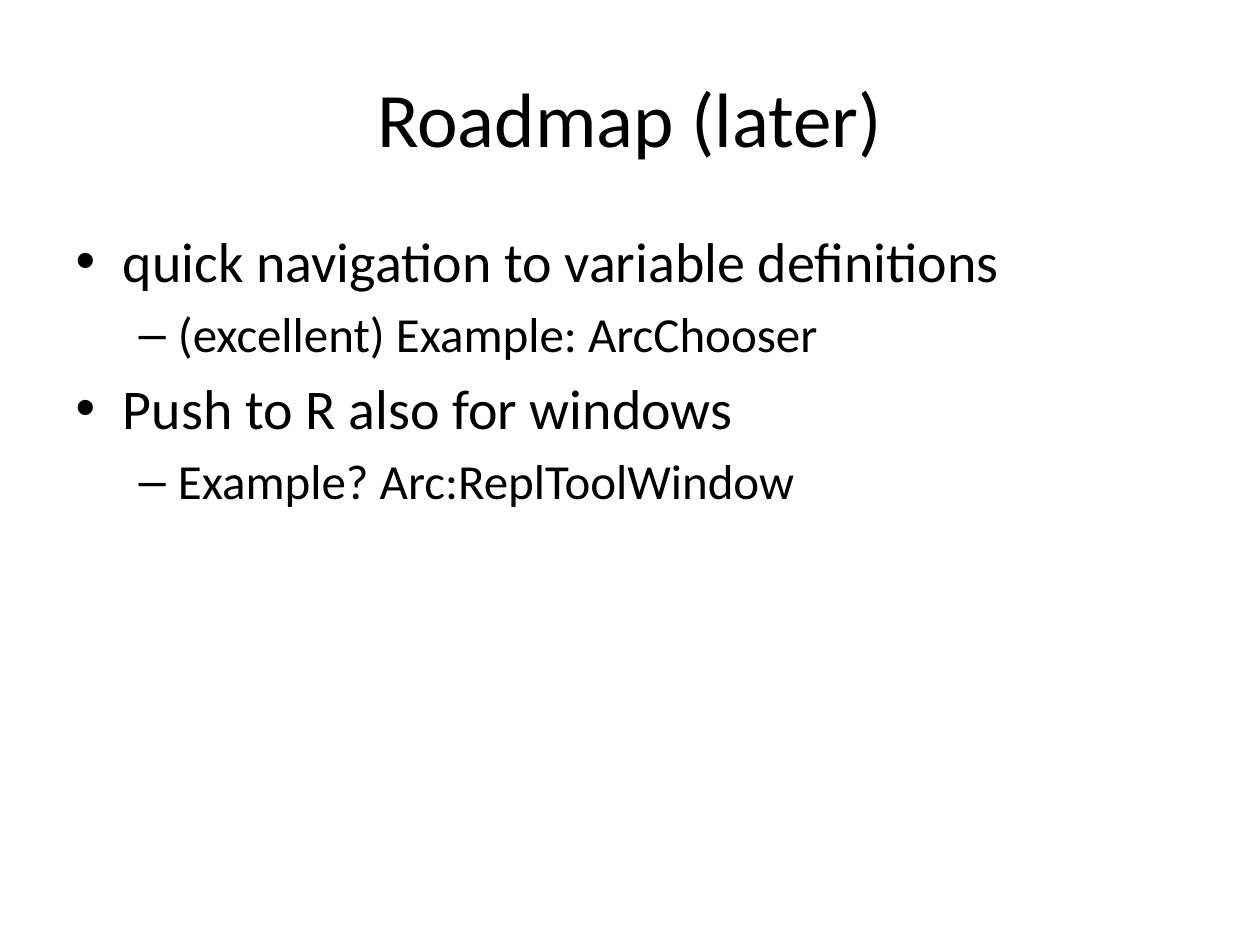
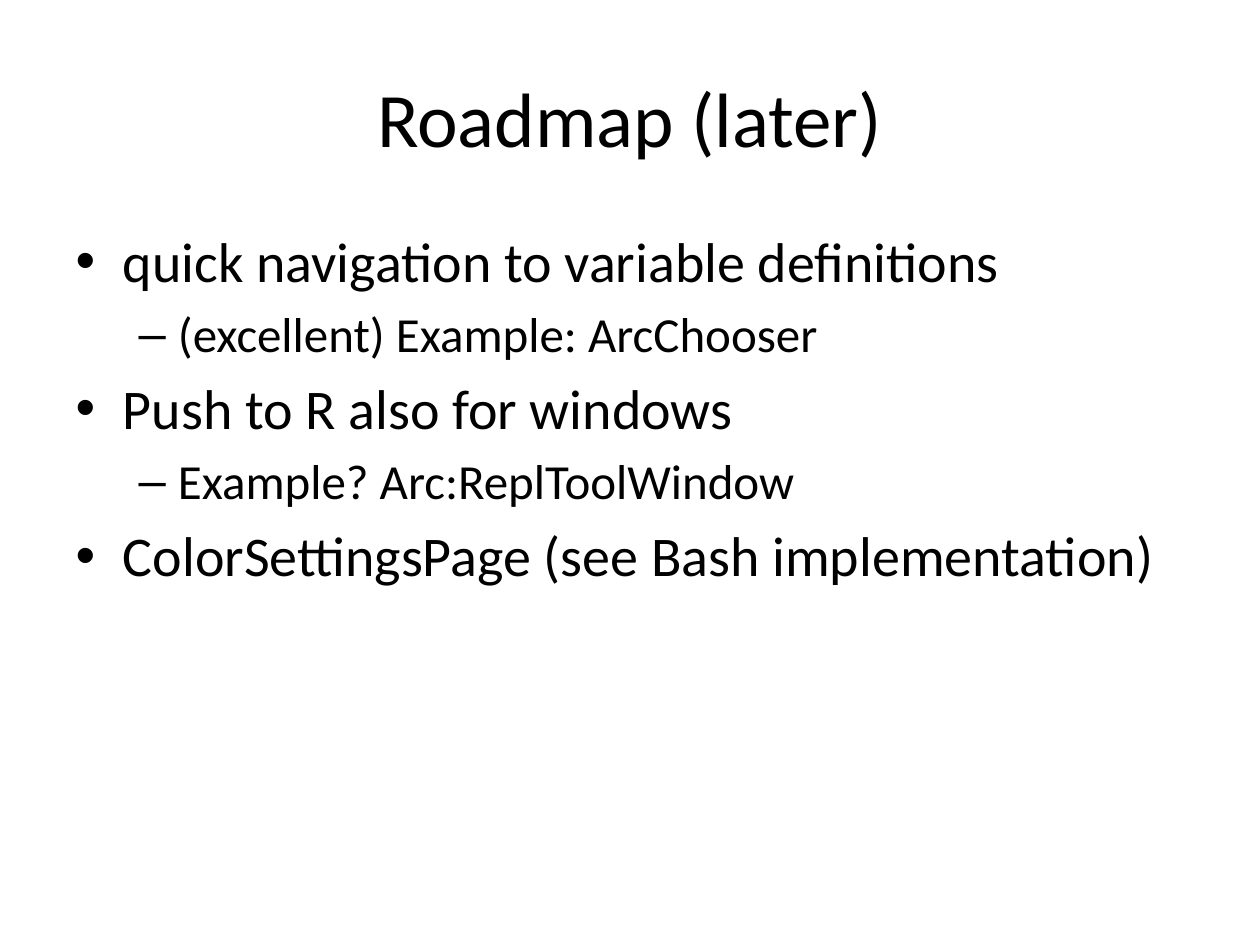
Before and after one commit to holgerbrandl/r4intellij, a slide deck: slide 5 of R4Intellij.pptx. Drawn at 1260x945 pixels with LibreOffice and Linux fonts; fonts in the diff are those of the drawing. Boxes give left, top, right and bottom in pixels: in the first picture for what was removed or moved away, otherwise in the second. Text is boxed around its words. In the diff, an @@ line names an element or a change of style, - is before the commit and + after.

```diff
--- a/R4Intellij.pptx
+++ b/R4Intellij.pptx
@@ text at (123,535,1153,586): paragraph added @@
+• ColorSettingsPage (see Bash implementation)
```
Also in this commit, not shown: 4 other files.
